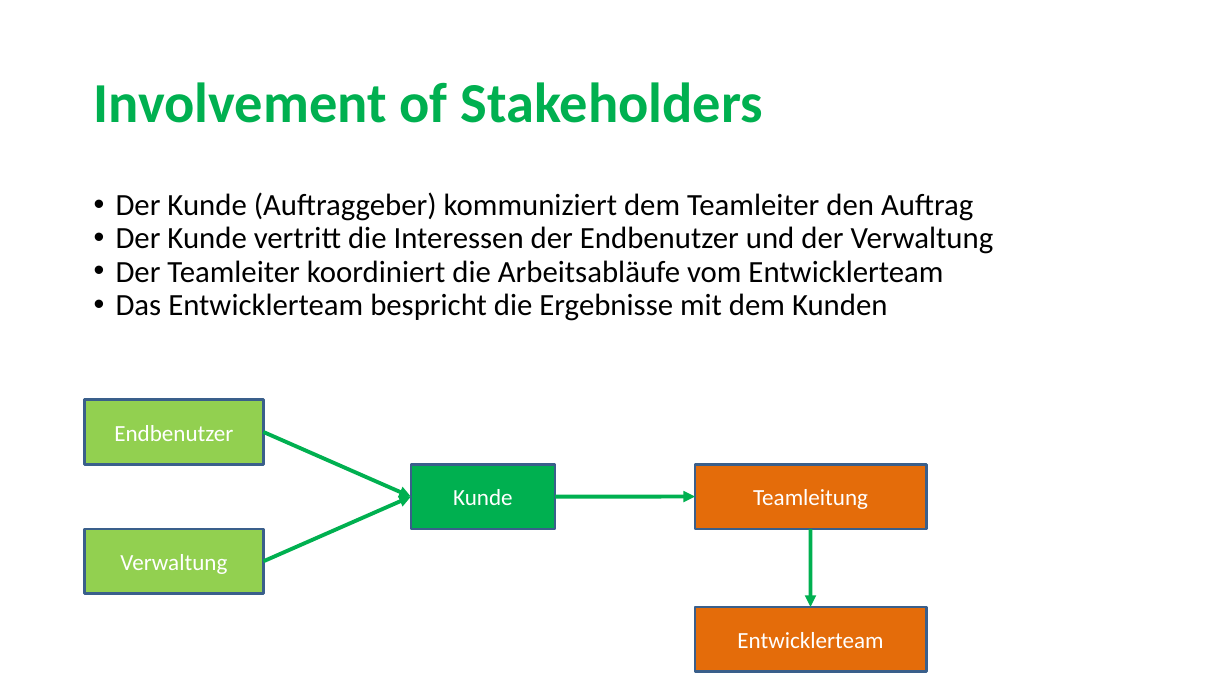
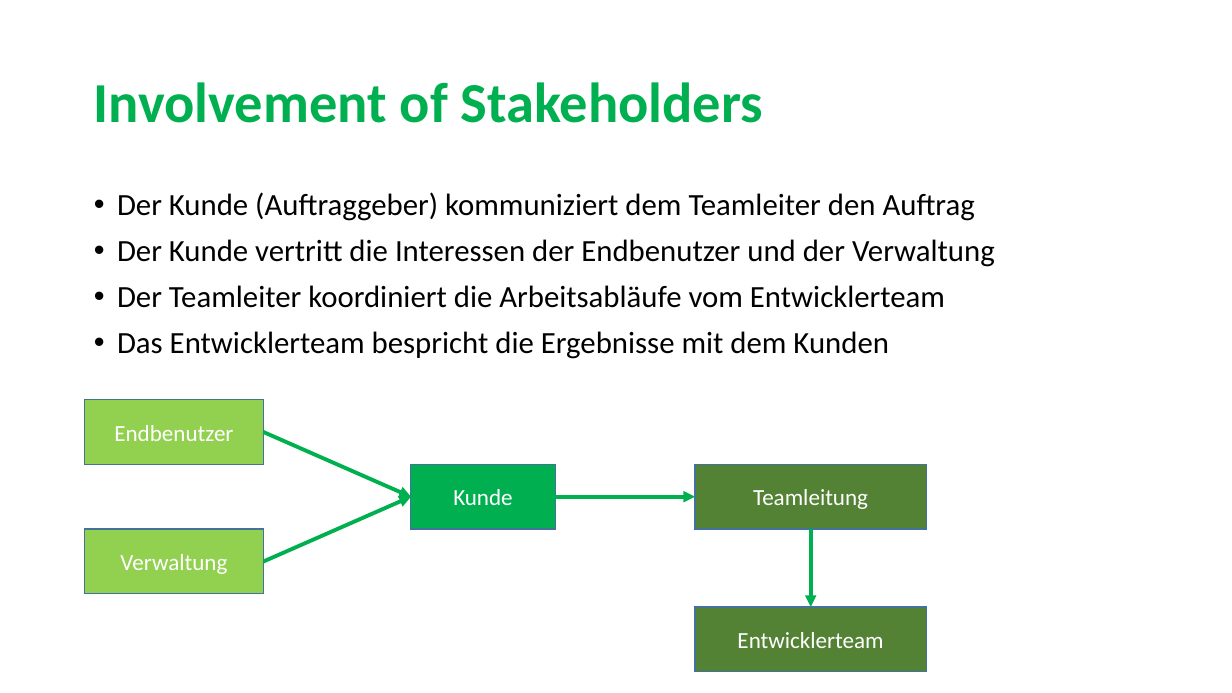
Before and after one commit to sarahmele/ch.bfh.btx8081.w2015.green, a slide deck: slide 7 of doc/task02/Task2.pptx. Drawn at 1232x693 pixels with LibreOffice and Linux fonts; fonts in the diff are those of the drawing. Boxes give left, top, right and bottom in pixels: in the first picture for what was removed or moved away, otherwise in the second. Text is boxed around its words. In the diff, an @@ line names an element or a change of style, - is before the commit and + after.

```diff
--- a/doc/task02/Task2.pptx
+++ b/doc/task02/Task2.pptx
@@ text "Der Kunde (Auftraggeber) kommuniziert dem ..." at (x1=117, y1=192, x2=995, y2=359): indent changed; more space between paragraphs @@
@@ outline #3A5F8C 2 pt to #43739E 1 pt in 3 elements at (x1=85, y1=530, x2=263, y2=594), (x1=85, y1=399, x2=263, y2=464), (x1=411, y1=465, x2=555, y2=530) @@
@@ rectangle "Teamleitung" at (x1=695, y1=465, x2=926, y2=530): fill #E46C0A to #548235; outline #3A5F8C 2 pt to #43739E 1 pt @@
@@ rectangle "Entwicklerteam" at (x1=695, y1=607, x2=926, y2=672): fill #E46C0A to #548235; outline #3A5F8C 2 pt to #43739E 1 pt @@
```
Also in this commit, not shown: 6 other slides changed.
